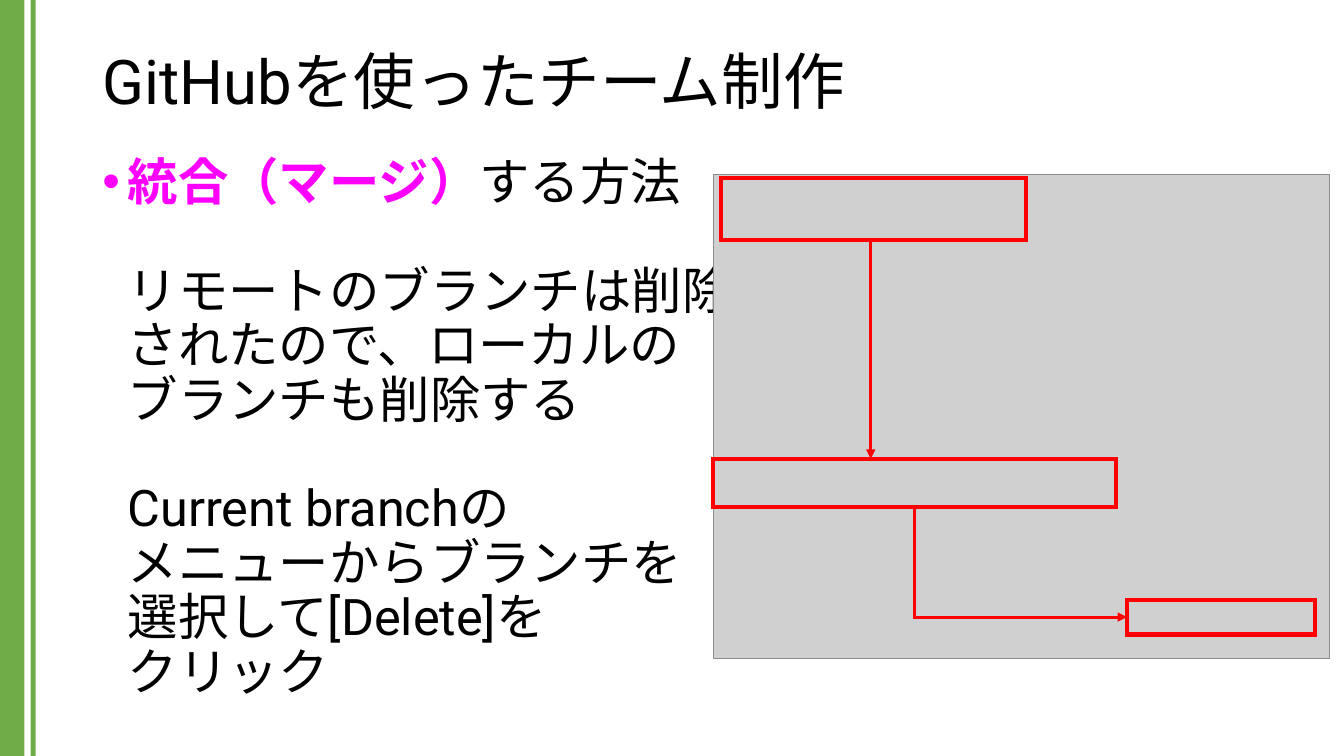
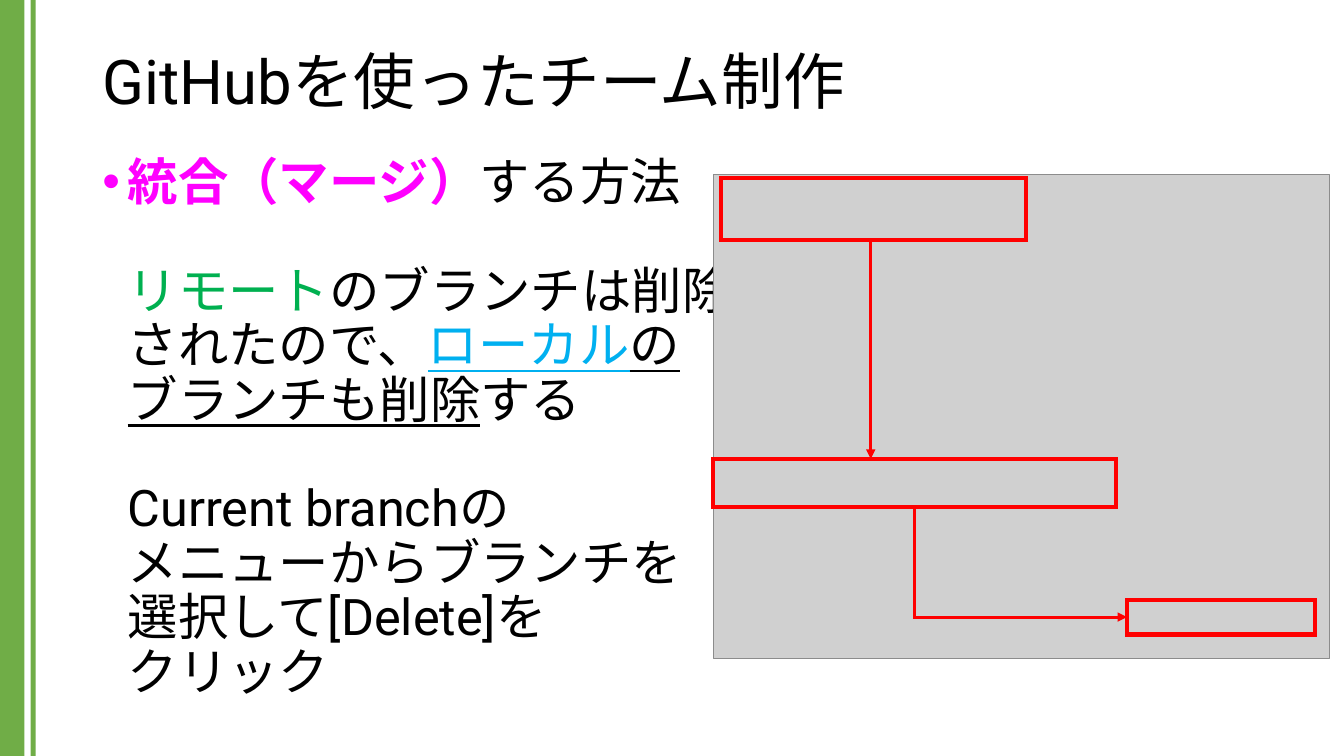
Before and after one commit to kic-murata/cpp2024, a slide deck: slide 46 of 授業資料/GitHubを用いたチーム制作.pptx (slide 45 before the commit). Drawn at 1344x756 pixels with LibreOffice and Linux fonts; fonts in the diff are those of the drawing; grey boxes stand for pictures. Boxes give left, top, right and bottom in pixels: in the first picture for what was removed or moved away, otherwise in the second. Text is boxed around its words. In the diff, an @@ line names an element or a change of style, - is before the commit and + after.

```diff
--- a/授業資料/GitHubを用いたチーム制作.pptx
+++ b/授業資料/GitHubを用いたチーム制作.pptx
@@ text "統合（マージ）する方法 リモートのブランチは削除 されたので、ローカルの ブランチも削除する Current ..." at bbox=[128, 156, 733, 694]: text colour #000000 to #00B050 in "リモートのブランチは削除"; text colour #000000 to #00B0F0 in "されたので、ローカルの"; underline on in "されたので、ローカルの ブランチも削除する" @@
```
Also in this commit, not shown: 8 other slides changed, 7 slides added, 1 other file.
